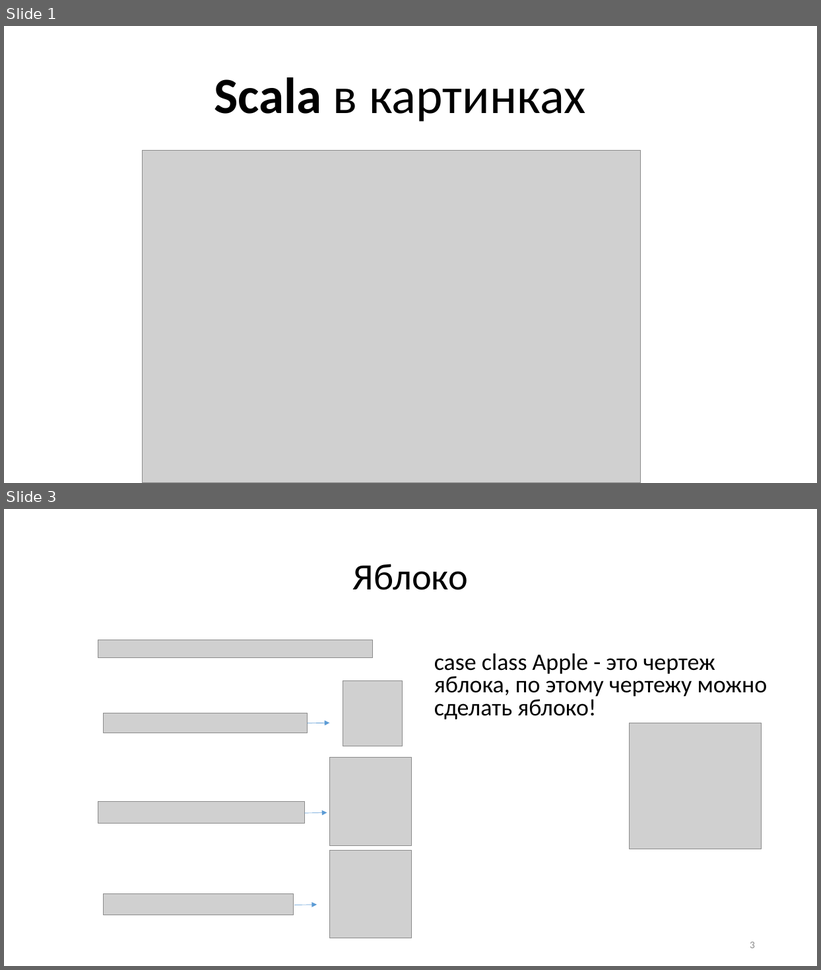
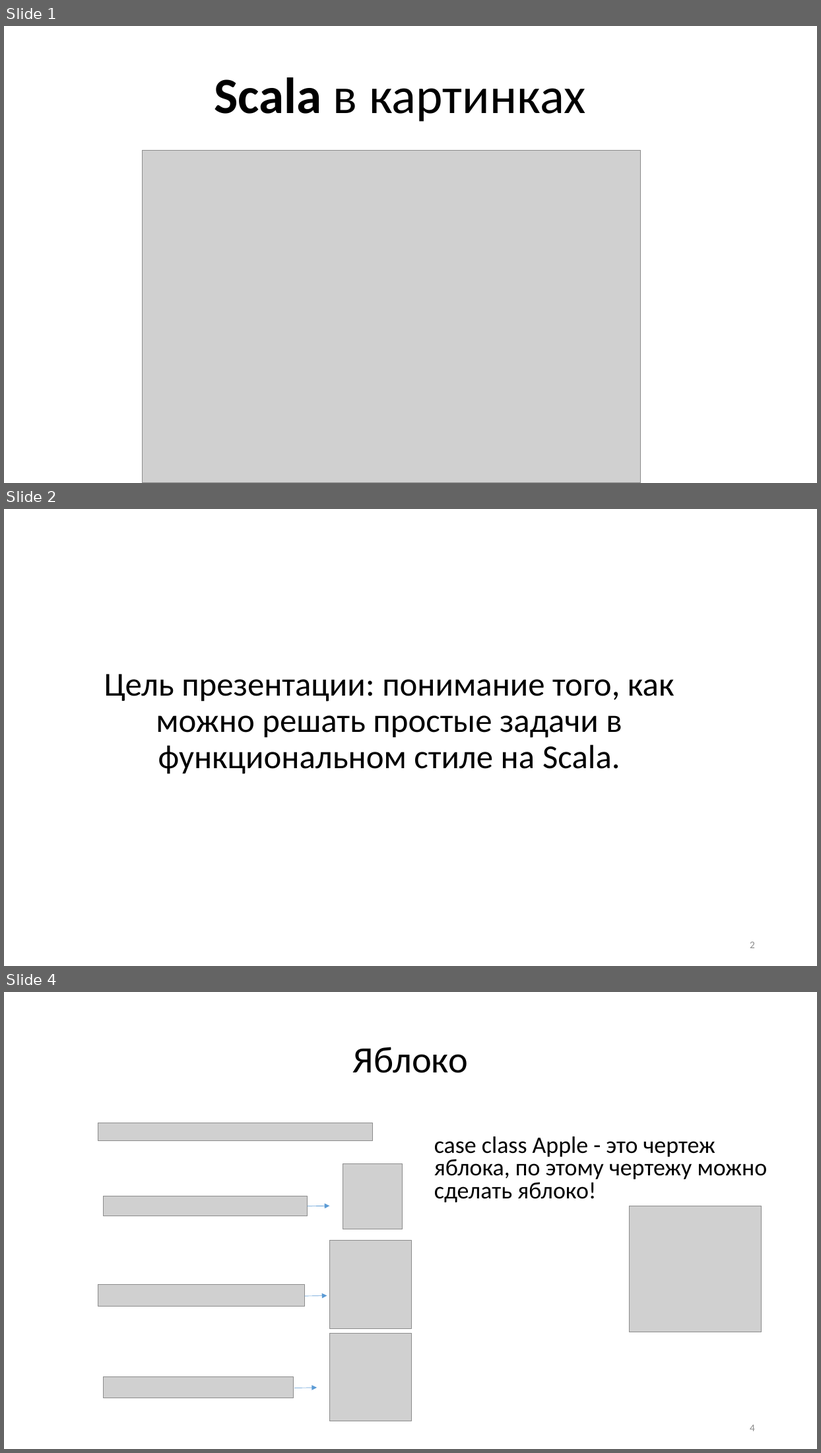
Before and after one commit to jokerexhuman/ScalaForLittle, a slide deck: scalaInPictures1.0.pptx. Shown one above the other, each under a label of ours: slides 1 and 3 before the commit, slides 1, 2 and 4 after it; the slides between them are not shown. The pictures are 821x970 and 821x1453 pixels, drawn with LibreOffice and Linux fonts; fonts in the diff are those of the drawing; grey boxes stand for pictures. Boxes give left, top, right and bottom in pixels: in the first picture for what was removed or moved away, otherwise in the second. Text is boxed around its words. In the diff, an @@ line names an element or a change of style, - is before the commit and + after.

```diff
--- a/scalaInPictures1.0.pptx
+++ b/scalaInPictures1.0.pptx
@@ slide 2 added at <box>4,509,817,966</box>, background #FFFFFF @@
@@ title added at <box>104,674,675,774</box>, 39.6 pt, text #000000 @@
+Цель презентации: понимание того, как можно решать простые задачи в функциональном стиле на Scala.
@@ page number added at <box>750,942,755,949</box>, 12 pt, text #8C8C8C @@
+2
@@ what was slide 3 is now slide 4 @@
@@ page number at <box>750,1425,755,1432</box>: text changed @@
-3
+4
```
Also in this commit, not shown: 7 slides changed, 1 other slide added, 1 other file.
